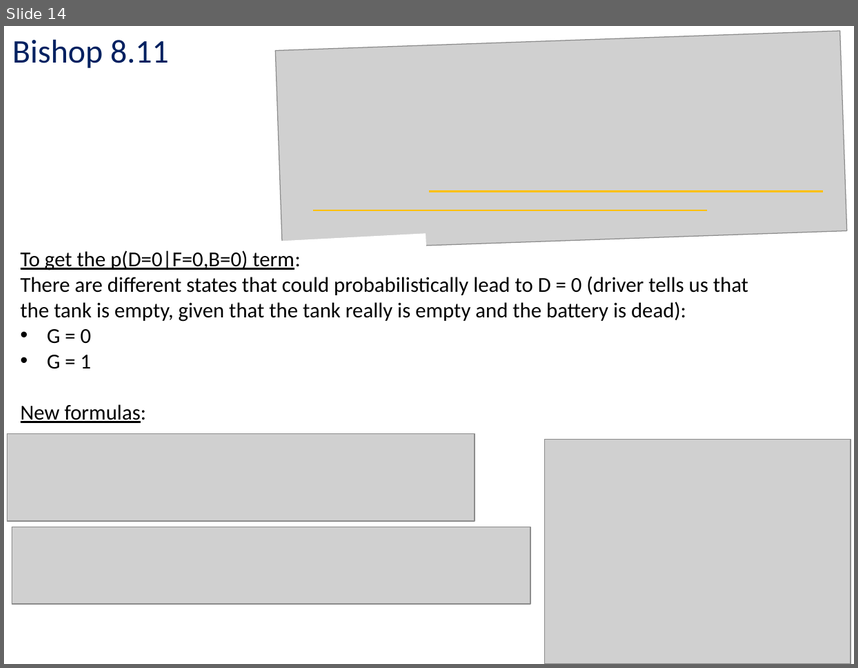
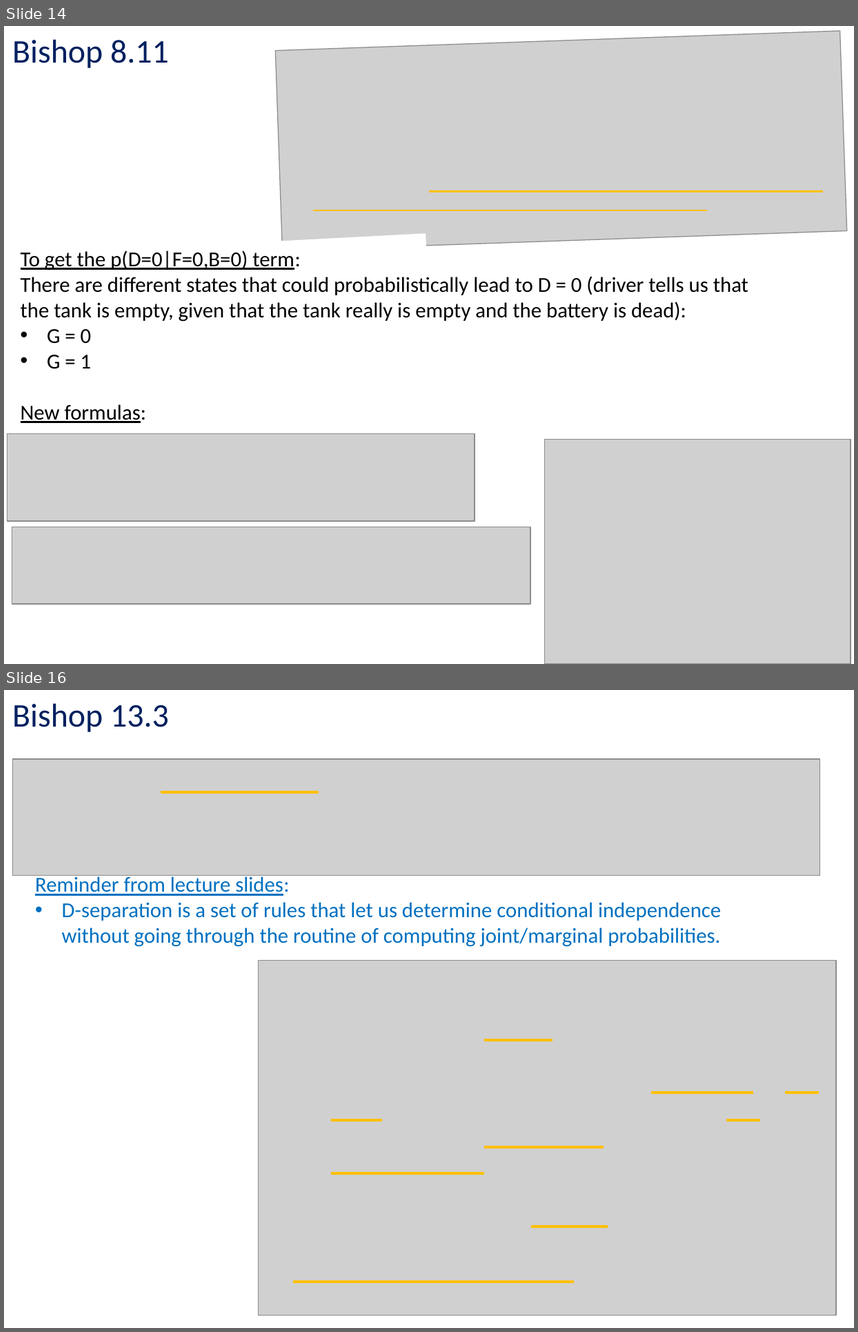
Before and after one commit to kc13/CS1675, a slide deck: recitation12/cs1675_rec12_nov30.pptx. Shown one above the other, each under a label of ours: slide 14 before the commit, slides 14 and 16 after it; the slides between them are not shown. The pictures are 858x668 and 858x1332 pixels, drawn with LibreOffice and Linux fonts; fonts in the diff are those of the drawing; grey boxes stand for pictures. Boxes give left, top, right and bottom in pixels: in the first picture for what was removed or moved away, otherwise in the second. Text is boxed around its words. In the diff, an @@ line names an element or a change of style, - is before the commit and + after.

```diff
--- a/recitation12/cs1675_rec12_nov30.pptx
+++ b/recitation12/cs1675_rec12_nov30.pptx
@@ slide 16 added at <box>4,690,854,1328</box>, background #FFFFFF @@
@@ text added at <box>12,703,169,732</box>, 28 pt, text #002060 @@
+Bishop 13.3
@@ picture added at <box>12,759,820,876</box> @@
@@ line added from (161, 792) to (319, 792), #FFC000 2.25 pt @@
@@ text added at <box>35,874,721,947</box>, 18 pt, text #0070C0 @@
+Reminder from lecture slides:
+• D-separation is a set of rules that let us determine conditional independence without going through the routine of computing joint/marginal probabilities.
@@ group added at <box>258,960,836,1315</box>: 9 lines, 1 picture @@
```
Also in this commit, not shown: 2 slides changed, 6 other slides added.
